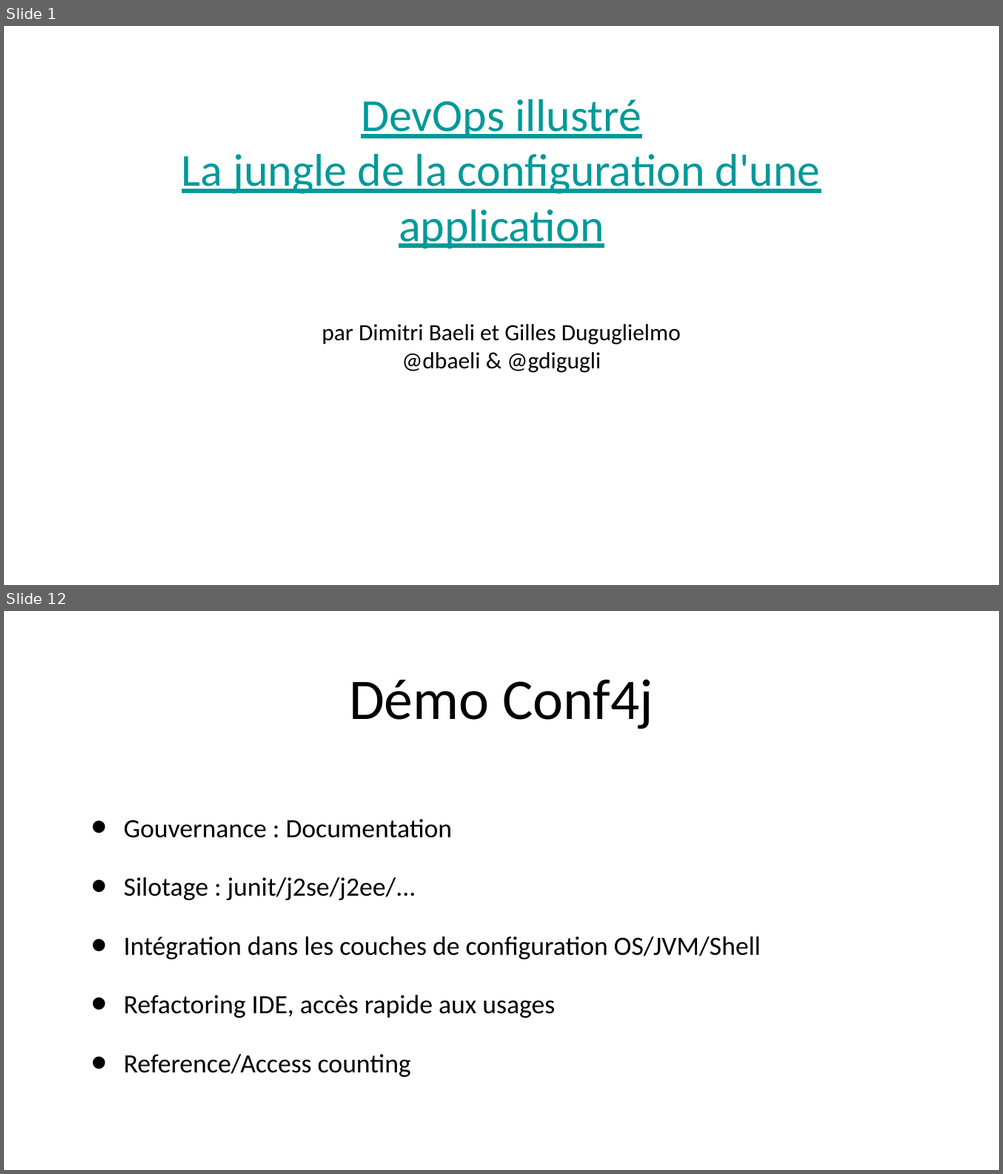
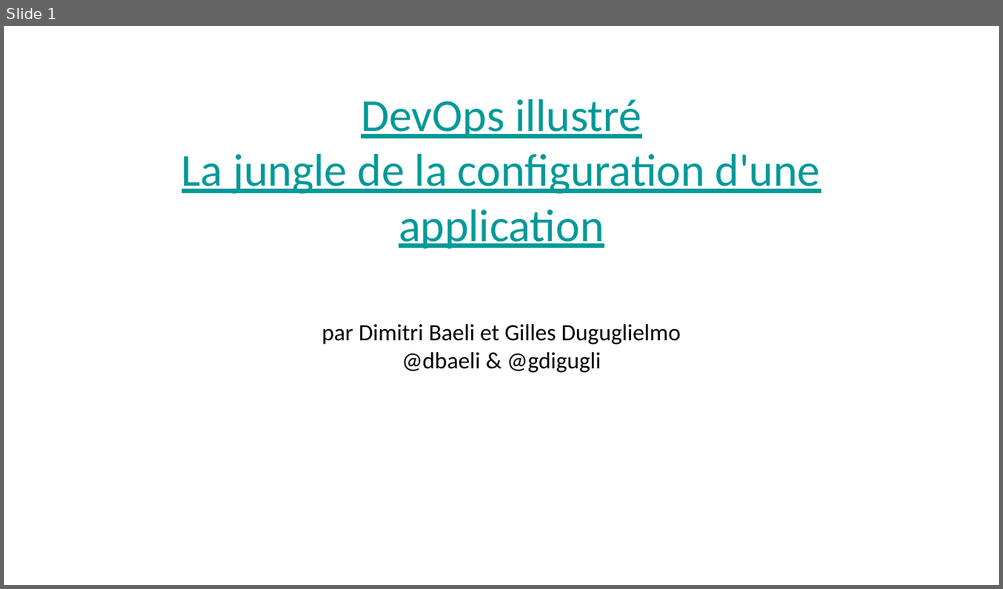
Before and after one commit to dbaeli/conf4j, a slide deck: Devops_Configuration_Jungle_Devoxx_FR_2012.pptx. Shown one above the other, each under a label of ours: slides 1 and 12 before the commit, slide 1 after it; the slides between them are not shown. The pictures are 1003x1174 and 1003x589 pixels, drawn with LibreOffice and Linux fonts; fonts in the diff are those of the drawing; background and template pictures are left out. Boxes give left, top, right and bottom in pixels: in the first picture for what was removed or moved away, otherwise in the second. Text is boxed around its words. In the diff, an @@ line names an element or a change of style, - is before the commit and + after.

```diff
--- a/Devops_Configuration_Jungle_Devoxx_FR_2012.pptx
+++ b/Devops_Configuration_Jungle_Devoxx_FR_2012.pptx
@@ slide 12 removed at (4,611,999,1170), background picture (left out) @@
@@ title removed at (349,679,653,729) @@
-Démo Conf4j
@@ text removed at (124,819,760,1077) @@
-• Gouvernance : Documentation
-• Silotage : junit/j2se/j2ee/...
-• Intégration dans les couches de configuration OS/JVM/Shell
-• Refactoring IDE, accès rapide aux usages
-• Reference/Access counting
@@ page number removed at (980,1153,998,1170) @@
-12
```
Also in this commit, not shown: 2 slides changed, 12 slides added, 11 other slides removed, 5 other files.
